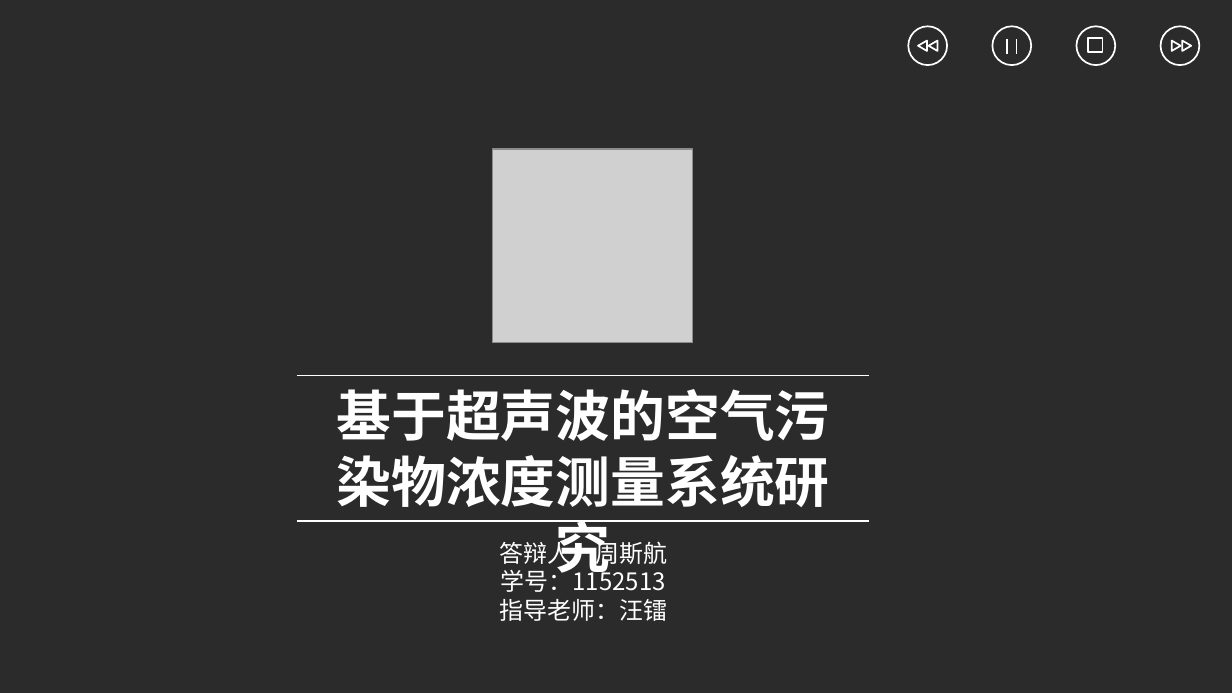
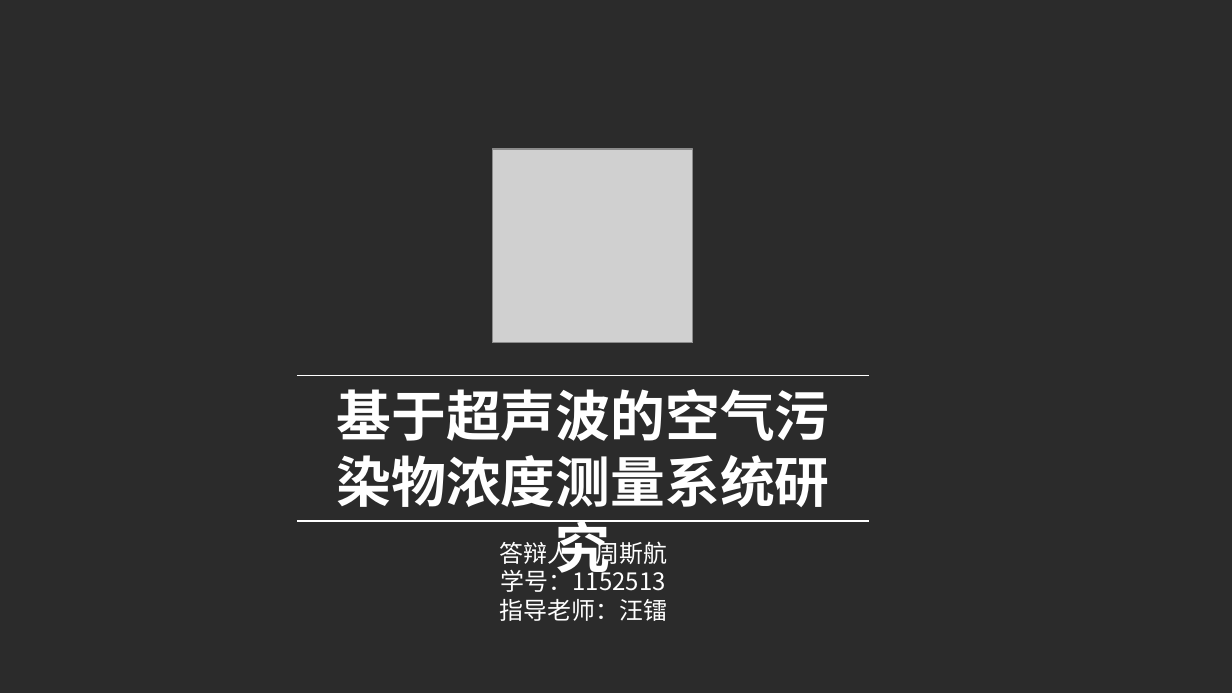
Before and after one commit to PaulingZhou/GraduationDesign, a slide deck: slide 1 of 答辩ppt.pptx. Drawn at 1232x693 pixels with LibreOffice and Linux fonts; fonts in the diff are those of the drawing; grey boxes stand for pictures; background and template pictures are left out; a plain dark background stands for a picture behind light text. Boxes give left, top, right and bottom in pixels: in the first picture for what was removed or moved away, otherwise in the second. Text is boxed around its words. In the diff, an @@ line names an element or a change of style, - is before the commit and + after.

```diff
--- a/答辩ppt.pptx
+++ b/答辩ppt.pptx
@@ ellipse removed at (908, 26, 946, 64) @@
@@ ellipse removed at (993, 26, 1031, 64) @@
@@ ellipse removed at (1077, 26, 1115, 64) @@
@@ ellipse removed at (1161, 26, 1199, 64) @@
@@ triangle removed at (918, 40, 927, 50) @@
@@ triangle removed at (928, 40, 937, 50) @@
@@ line removed from (1007, 39) to (1007, 54) @@
@@ line removed from (1016, 39) to (1016, 54) @@
@@ rectangle removed at (1088, 38, 1103, 53) @@
@@ triangle removed at (1171, 40, 1180, 50) @@
@@ triangle removed at (1182, 40, 1191, 50) @@
```
Also in this commit, not shown: 4 slides added, 1 slide removed, 22 other files.
